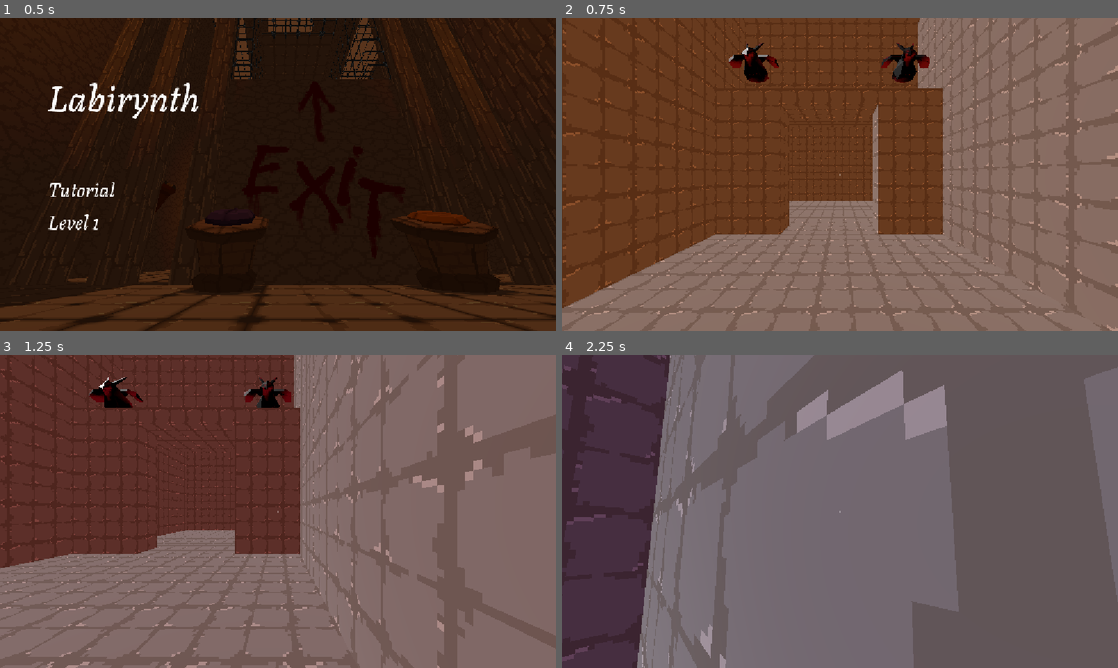
Above: before the commit, frames 1-4 (two rows, left to right).
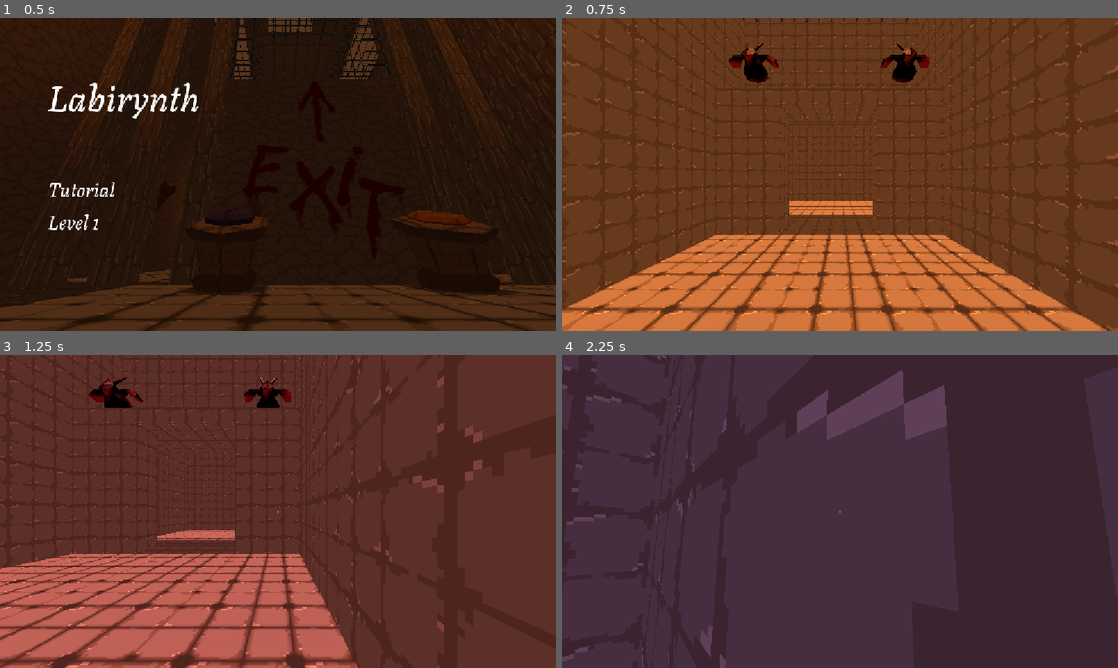
Above: after the commit, the same moments.

Repository: ThreeCoffees/HackYeah2025
Game: Godot game, scene res://levels/main_menu.tscn
Same seed, same stepped clock (60 frames per second), same inputs: the game is played once before the commit and once after it.
Inputs (mouse positions are in pixels of both pictures, inside the frame that each line leads up to):
- Up to frame 1 (0.5 s): no input
- Up to frame 2 (0.75 s): move the mouse to (723, 187) at 0.52 s; hold D (move_right) from 0.53 s (still down); click (723, 187) at 0.6 s
- Up to frame 3 (1.25 s): keep holding D (move_right); tap Space (jump) at 0.77 s
- Up to frame 4 (2.25 s): move the mouse to (812, 511) at 1.27 s; release D (move_right) at 1.28 s; hold W (move_forward) from 1.28 s (still down); click (812, 511) at 1.35 s; tap Space (jump) at 1.52 s; move the mouse to (851, 505) at 2.02 s; click (851, 505) at 2.1 s

Frame 1 is identical in both runs. In frame 2, 53% of the frame differs, in the area x 0-100%, y 0-100%; in frame 3, 67%; in frame 4, 84%, in the area x 13-100%, y 0-100%.

Commit message:
changed interaction distance, tutorial improvments

Diff:
--- a/activators/button.gd
+++ b/activators/button.gd
@@ -4,7 +4,7 @@
 
 const MIN_WAIT = 1000
 var last_clicked: float = 0;
-const minimum_distance = 1.5;
+const minimum_distance = 3;
 
 func retrigger_pressed():
 	pressed.emit()
--- a/activators/global_test_scene_area.gd
+++ b/activators/global_test_scene_area.gd
@@ -3,7 +3,7 @@
 signal clicked
 signal hover_start
 signal hover_end
-const minimum_distance = 1.5;
+const minimum_distance = 3;
 
 
 func _on_pick_input(emitter_position):
--- a/levels/tutorial.tscn
+++ b/levels/tutorial.tscn
@@ -1,18 +1,20 @@
-[gd_scene load_steps=14 format=3 uid="uid://dcujt2ktb63sd"]
+[gd_scene load_steps=16 format=3 uid="uid://dcujt2ktb63sd"]
 
 [ext_resource type="Script" path="res://levels/tutorial.gd" id="1_gdrka"]
 [ext_resource type="PackedScene" uid="uid://diiwa5d43dean" path="res://characters/walking_character.tscn" id="1_jehdt"]
-[ext_resource type="Material" path="res://materials/floor_tiles.tres" id="1_ok11k"]
+[ext_resource type="Material" uid="uid://b8v8tarlu0rjq" path="res://materials/floor_tiles.tres" id="1_ok11k"]
 [ext_resource type="PackedScene" uid="uid://dfwo5idt4idhe" path="res://ui/crosshair.tscn" id="2_jfmsd"]
 [ext_resource type="PackedScene" uid="uid://dsbnm1yue8ama" path="res://player/player_camera.tscn" id="2_ok11k"]
 [ext_resource type="PackedScene" uid="uid://bto115mhdyubd" path="res://characters/flying_character.tscn" id="3_rbh7r"]
 [ext_resource type="PackedScene" uid="uid://8w63g3fanpur" path="res://walls/waterfall.tscn" id="4_0fvvq"]
 [ext_resource type="PackedScene" uid="uid://dy7dd3ej6xisk" path="res://activators/global_state_button.tscn" id="5_0fvvq"]
 [ext_resource type="PackedScene" uid="uid://biv5d65umpjqc" path="res://walls/light_wall.tscn" id="5_aaho8"]
-[ext_resource type="Material" path="res://materials/transparent_wall.tres" id="7_c633x"]
+[ext_resource type="Material" uid="uid://b6tga0lbp3h6r" path="res://materials/transparent_wall.tres" id="7_c633x"]
 [ext_resource type="PackedScene" uid="uid://oc2bf15m3rfo" path="res://characters/end_level_body.tscn" id="8_d2yhp"]
 [ext_resource type="PackedScene" uid="uid://bc8aagpd2mxau" path="res://ui/PauseMenu.tscn" id="10_bp3yb"]
 [ext_resource type="PackedScene" uid="uid://defrlu2sytjq1" path="res://ui/level_complete.tscn" id="13_5h72f"]
+[ext_resource type="PackedScene" uid="uid://d1i61tf6odqmq" path="res://props/exit_text_label.tscn" id="14_fkhgs"]
+[ext_resource type="PackedScene" uid="uid://bcabqqgu1mjfg" path="res://props/exit_arrow_label.tscn" id="15_qvtyd"]
 
 [node name="Tutorial" type="Node3D"]
 script = ExtResource("1_gdrka")
@@ -28,7 +30,7 @@
 transform = Transform3D(1, 0, 0, 0, 1, 0, 0, 0, 1, 3, 1, -2)
 
 [node name="PlayerCamera" parent="PlayableCharacters/WalkingCharacter" instance=ExtResource("2_ok11k")]
-transform = Transform3D(1, 0, 0, 0, 1, 0, 0, 0, 1, 0.0021960735, 1.5, -0.4922905)
+transform = Transform3D(1, 0, 0, 0, 1, 0, 0, 0, 1, 0.0014846325, 1.5007913, -0.4918108)
 
 [node name="FlyingCharacter" parent="PlayableCharacters" instance=ExtResource("3_rbh7r")]
 transform = Transform3D(-1, 0, -8.742278e-08, 0, 1, 0, 8.742278e-08, 0, -1, 5.5, 6, -9)
@@ -52,10 +54,6 @@
 transform = Transform3D(1, 0, 0, 0, 1, 0, 0, 0, 1, 3, 4.75, -10)
 size = Vector3(8, 0.5, 3)
 
-[node name="CSGBox3D3" type="CSGBox3D" parent="StaticWalls/Floors"]
-transform = Transform3D(1, 0, 0, 0, 1, 0, 0, 0, 1, 7, 9, -7)
-size = Vector3(17, 1, 21)
-
 [node name="CSGBox3D20" type="CSGBox3D" parent="StaticWalls/Floors"]
 transform = Transform3D(1, 0, 0, 0, 0.9238795, -0.38268346, 0, 0.38268346, 0.9238795, 8, 2, -1)
 size = Vector3(1, 1, 9)
@@ -168,6 +166,7 @@
 
 [node name="DirectionalLight3D" type="DirectionalLight3D" parent="."]
 transform = Transform3D(-0.25881886, 0.6830129, -0.6830126, -1.4393432e-08, 0.70710665, 0.70710695, 0.9659259, 0.18301263, -0.18301252, 0, 0, 0)
+visible = false
 
 [node name="GlobalStateButton" parent="." instance=ExtResource("5_0fvvq")]
 transform = Transform3D(-4.371139e-08, 0, -1, 0, 1, 0, 1, 0, -4.371139e-08, 3, 5.5, 2)
@@ -189,6 +188,10 @@
 transform = Transform3D(1, 0, 0, 0, 1, 0, 0, 0, 1, 11, 2.5, -5)
 size = Vector3(3, 4, 1)
 
+[node name="CSGBox3D4" type="CSGBox3D" parent="TransparentWalls"]
+transform = Transform3D(1, 0, 0, 0, 1, 0, 0, 0, 1, 7, 9, -7)
+size = Vector3(17, 1, 21)
+
 [node name="GlobalStateButton2" parent="." instance=ExtResource("5_0fvvq")]
 transform = Transform3D(1, 0, 0, 0, 1, 0, 0, 0, 1, 13, 0.5, -14)
 property = "sun"
@@ -213,4 +216,10 @@
 
 [node name="LevelComplete" parent="." instance=ExtResource("13_5h72f")]
 
+[node name="ExitTextLabel" parent="." instance=ExtResource("14_fkhgs")]
+transform = Transform3D(-2.6747527, -1.3585647, -3.4449172e-07, 4.5298754e-07, -1.3113416e-07, -3, 1.3585647, -2.6747527, 3.2205475e-07, 12.030398, 4.1812544, -7.680605)
+
+[node name="ExitArrowLabel" parent="." instance=ExtResource("15_qvtyd")]
+transform = Transform3D(-3, 0, -4.5298745e-07, 4.5298748e-07, -1.3113416e-07, -3, -1.980071e-14, -3, 1.3113416e-07, 9.920079, 4.2097054, -7.9836307)
+
 [connection signal="end_level" from="StaticWalls/Walls/EndLevelBody" to="LevelComplete" method="_on_end_level"]
